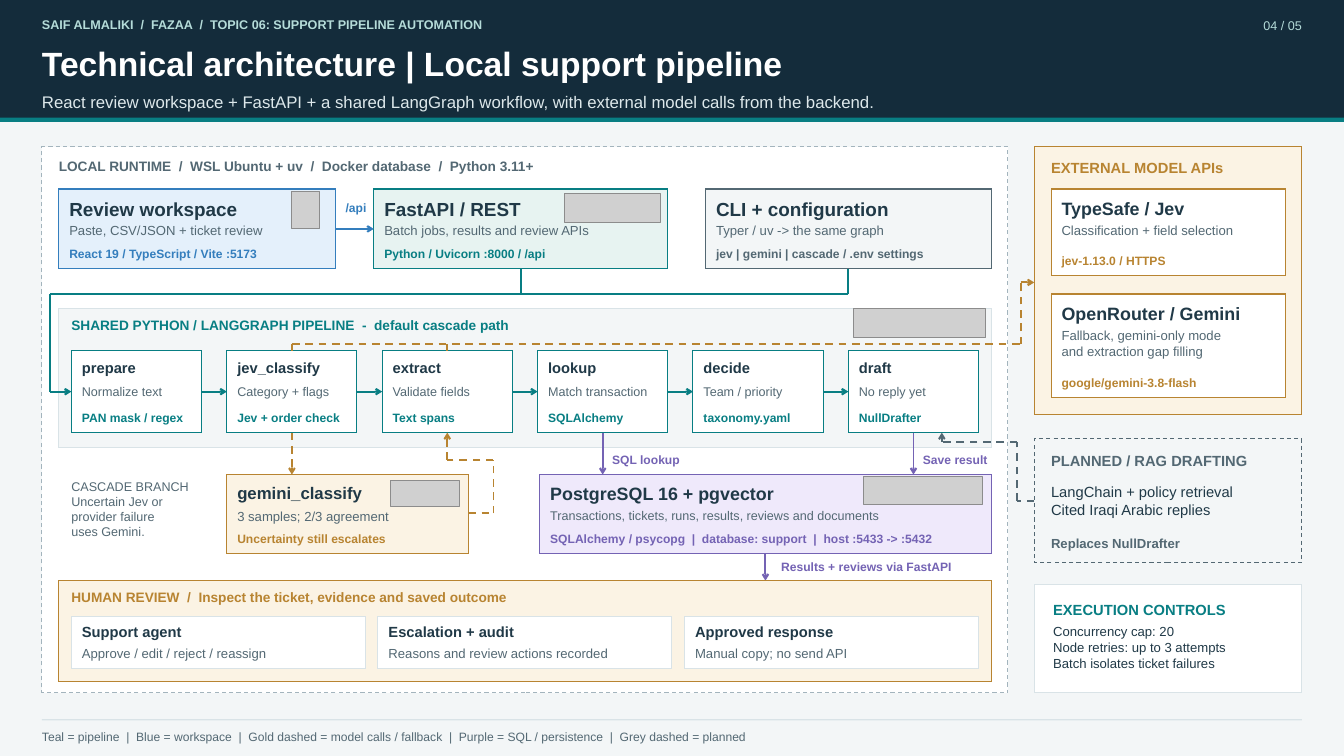
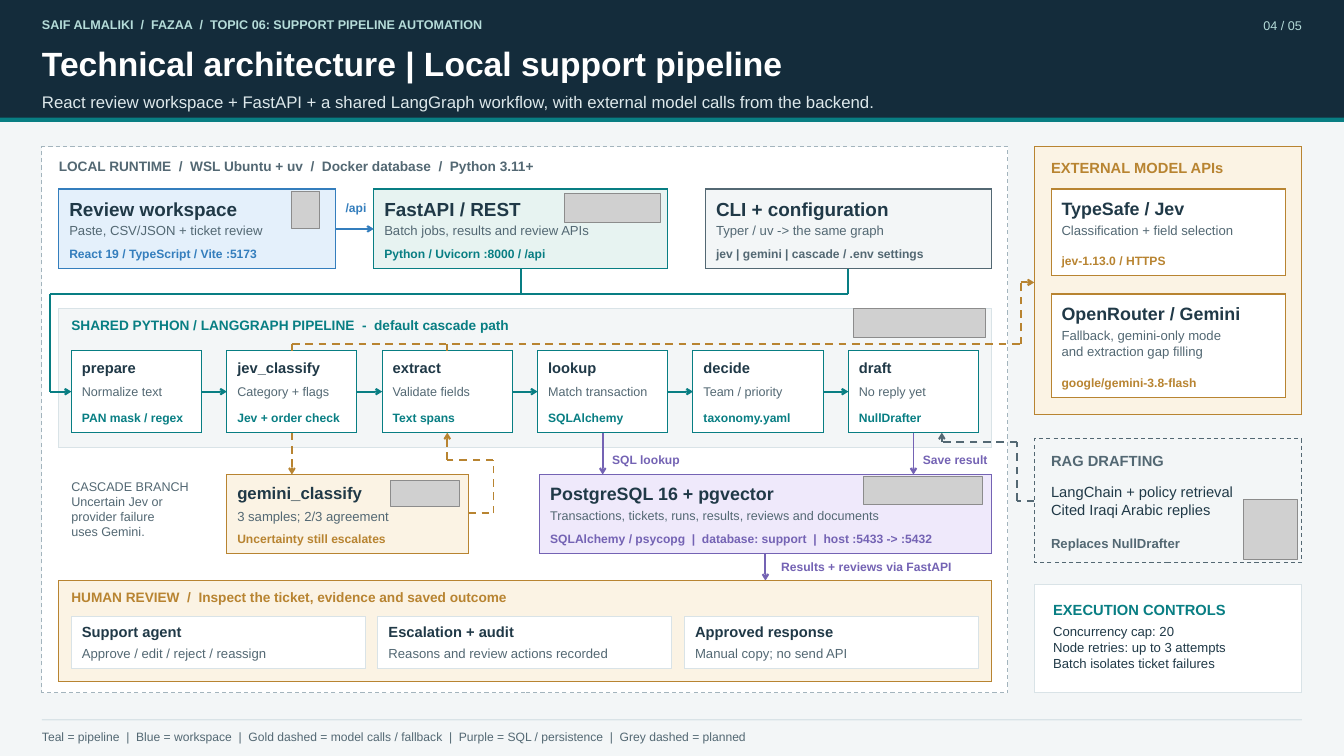
Before and after one commit to SaifAlmaliki/zaincash-customer-support-agent, a slide deck: slide 2 of presentation/SaifAlmaliki_Topic06_FAZAA_Design_Brief.pptx. Drawn at 1344x756 pixels with LibreOffice and Linux fonts; fonts in the diff are those of the drawing; grey boxes stand for pictures. Boxes give left, top, right and bottom in pixels: in the first picture for what was removed or moved away, otherwise in the second. Text is boxed around its words. In the diff, an @@ line names an element or a change of style, - is before the commit and + after.

```diff
--- a/presentation/SaifAlmaliki_Topic06_FAZAA_Design_Brief.pptx
+++ b/presentation/SaifAlmaliki_Topic06_FAZAA_Design_Brief.pptx
@@ text at [1051, 456, 1164, 466]: text changed @@
-PLANNED / RAG DRAFTING
+RAG DRAFTING
@@ picture added at [1243, 500, 1297, 559] @@
```
Also in this commit, not shown: 18 other files.
